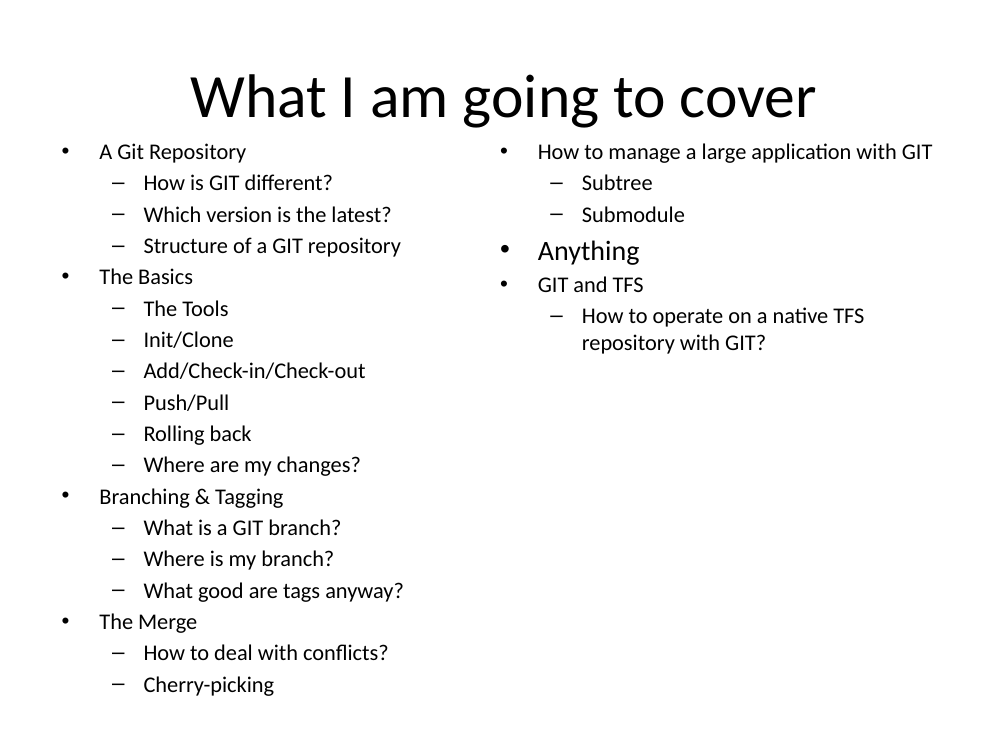
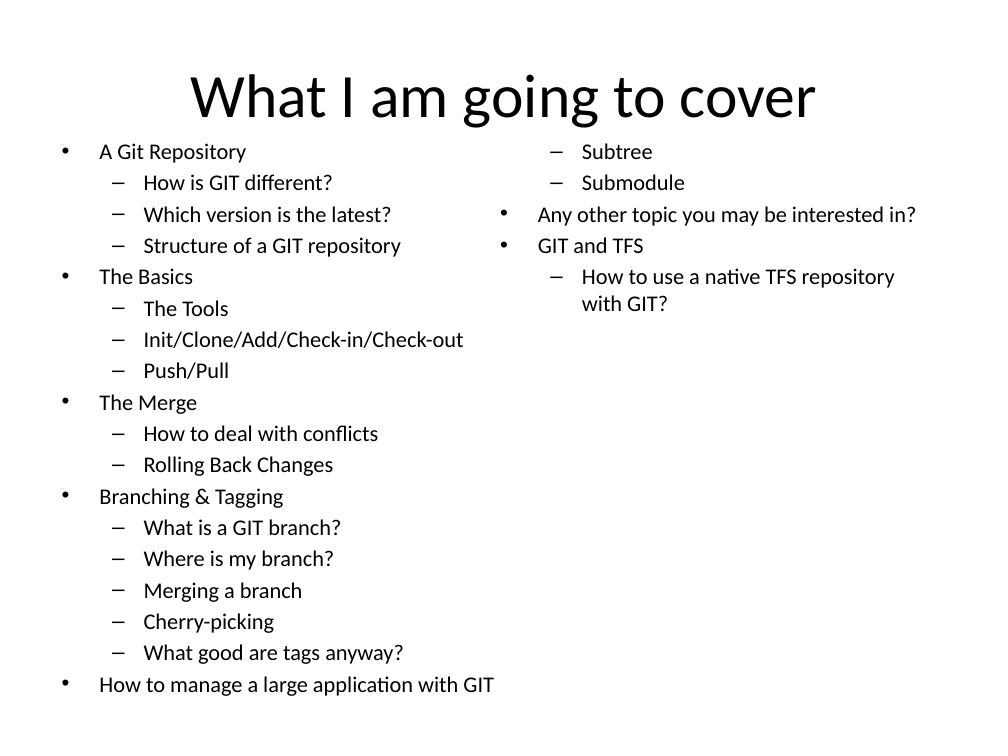
Before and after one commit to kangelov/gitdemo, a slide deck: slide 2 of powerpoint/An Introduction to GIT.pptx. Drawn at 1008x756 pixels with LibreOffice and Linux fonts; fonts in the diff are those of the drawing. Boxes give left, top, right and bottom in pixels: in the first picture for what was removed or moved away, otherwise in the second. Text is boxed around its words. In the diff, an @@ line names an element or a change of style, - is before the commit and + after.

Commit message:
my presentation.

```diff
--- a/powerpoint/An Introduction to GIT.pptx
+++ b/powerpoint/An Introduction to GIT.pptx
@@ text at <box>538,206,916,226</box>: text changed; size 20 to 16 pt @@
-• Anything
+• Any other topic you may be interested in?
@@ text at <box>582,268,895,311</box>: text changed @@
-  – How to operate on a native TFS repository with GIT?
+  – How to use a native TFS repository with GIT?
@@ text at <box>144,331,464,348</box>: text changed @@
-  – Init/Clone
-  – Add/Check-in/Check-out
+  – Init/Clone/Add/Check-in/Check-out
@@ text at <box>99,394,378,476</box>: text changed @@
-  – Rolling back
-  – Where are my changes?
+• The Merge
+  – How to deal with conflicts
+  – Rolling Back Changes
@@ text at <box>144,582,303,633</box>: paragraphs added @@
+  – Merging a branch
+  – Cherry-picking
@@ text at <box>99,613,389,696</box>: paragraphs removed @@
-• The Merge
-  – How to deal with conflicts?
-  – Cherry-picking
```
Also in this commit, not shown: 3 other slides changed, 11 slides added.
